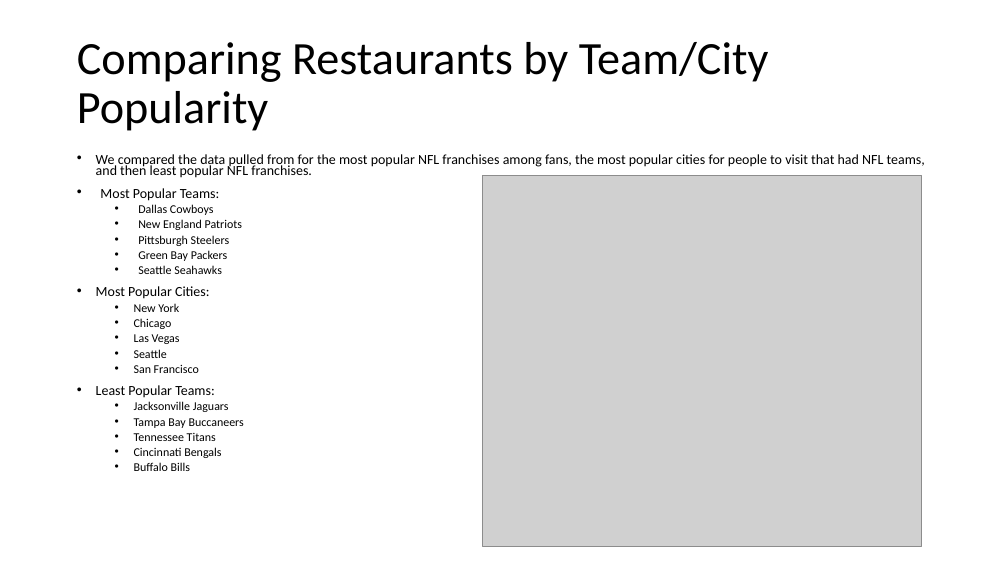
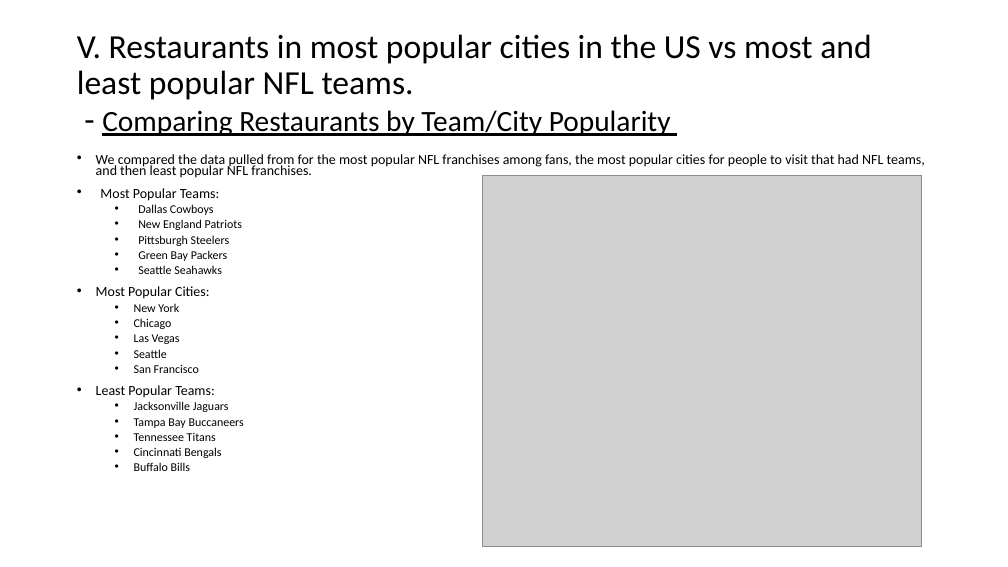
Before and after one commit to jjying89/Yelp-Restaurants-Analysis, a slide deck: slide 15 of Presentation/Team_4-Restaurant_Density_Analysis..pptx (slide 12 before the commit). Drawn at 1008x567 pixels with LibreOffice and Linux fonts; fonts in the diff are those of the drawing; grey boxes stand for pictures. Boxes give left, top, right and bottom in pixels: in the first picture for what was removed or moved away, otherwise in the second. Text is boxed around its words. In the diff, an @@ line names an element or a change of style, - is before the commit and + after.

```diff
--- a/Presentation/Team_4-Restaurant_Density_Analysis..pptx
+++ b/Presentation/Team_4-Restaurant_Density_Analysis..pptx
@@ title at [77, 34, 871, 136]: text changed; size 44 to 32 pt @@
-Comparing Restaurants by Team/City Popularity
+V. Restaurants in most popular cities in the US vs most and least popular NFL teams.
+- Comparing Restaurants by Team/City Popularity
```
Also in this commit, not shown: 9 other slides changed, 4 slides added.
